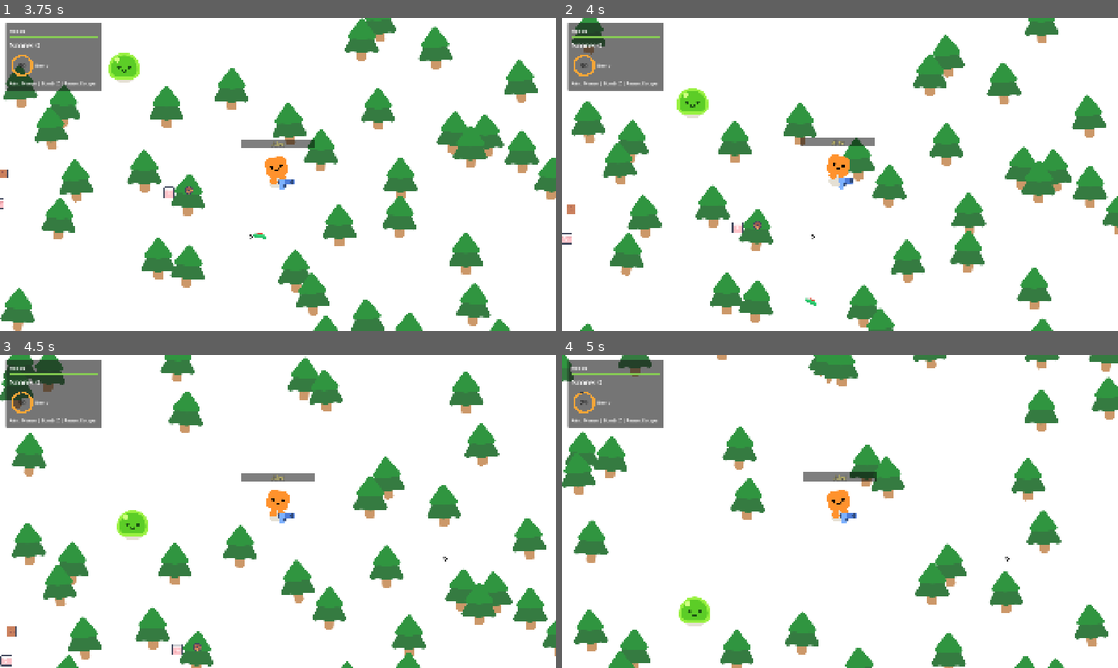
Above: before the commit, frames 1-4 (two rows, left to right).
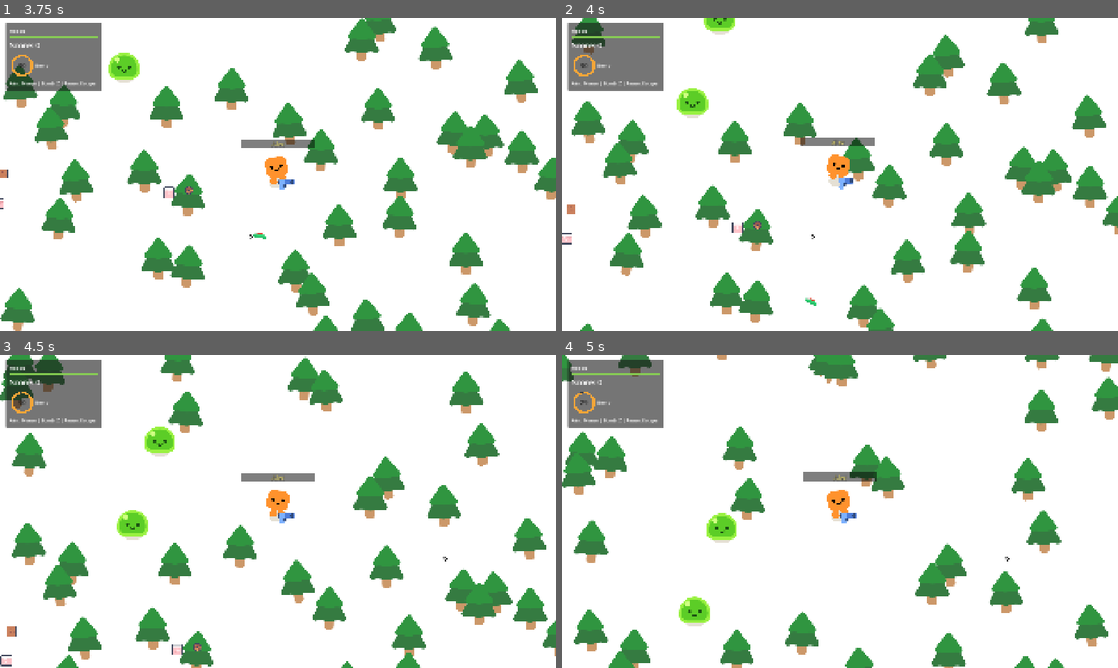
Above: after the commit, the same moments.

Repository: Arjun-Rao-Dev/HappyBoo
Game: Godot game, scene res://ui/username_prompt.tscn
Same seed, same stepped clock (60 frames per second), same inputs: the game is played once before the commit and once after it. Sound files missing from this copy of the repository are replaced by a short silence.
Inputs (mouse positions are in pixels of both pictures, inside the frame that each line leads up to):
- Up to frame 1 (3.75 s): click (278, 177) at 0.52 s; type "Alex" at 0.6 s; click "Continue" at 1.25 s; click "New Run" at 2 s; click "Skip" at 2.75 s; tap Enter at 3.5 s; move the mouse to (250, 237) at 3.52 s; hold W (move_up) from 3.53 s (still down); tap Z (throw_bomb) at 3.6 s
- Up to frame 2 (4 s): keep holding W (move_up)
- Up to frame 3 (4.5 s): keep holding W (move_up); move the mouse to (444, 558) at 4.27 s; tap Z (throw_bomb) at 4.35 s
- Up to frame 4 (5 s): keep holding W (move_up)

Frame 1 is identical in both runs. In frame 2, 0.2% of the frame differs, in the area x 25-32%, y 0-6%; in frame 3, 0.4%, in the area x 26-32%, y 22-33%; in frame 4, 0.4%.

Commit message:
Fix multiplayer host mob spawning race

Diff:
--- a/survivors_game.gd
+++ b/survivors_game.gd
@@ -43,11 +43,13 @@
 var tutorial_step_index := 0
 var online_run := false
 var online_is_host := false
+var online_role_assigned := false
 var multiplayer_send_accumulator := 0.0
 var multiplayer_mob_send_accumulator := 0.0
 var remote_players: Dictionary = {}
 var network_mobs: Dictionary = {}
 var network_foods: Dictionary = {}
+var online_host_entity_chunks: Dictionary = {}
 var next_network_mob_id := 1
 var next_network_food_id := 1
 
@@ -235,6 +237,8 @@
 func _spawn_trees_around_player() -> void:
 	if player == null:
 		return
+	if online_run and not online_role_assigned:
+		return
 
 	var center_chunk := _world_to_chunk(player.global_position)
 	for x in range(center_chunk.x - active_chunk_radius, center_chunk.x + active_chunk_radius + 1):
@@ -273,9 +277,18 @@
 		if tree_sprite is Sprite2D:
 			(tree_sprite as Sprite2D).flip_h = tree_rng.randf() < 0.5
 
+	if online_run and not online_is_host:
+		return
+	_spawn_chunk_entities(chunk, chunk_origin)
+
+
+func _spawn_chunk_entities(chunk: Vector2i, chunk_origin: Vector2) -> void:
+	if online_run and online_is_host:
+		if online_host_entity_chunks.has(chunk):
+			return
+		online_host_entity_chunks[chunk] = true
+
 	if mob_scene != null and medium_monster_scene != null and heavy_monster_scene != null and randf() <= mob_spawn_chance_per_chunk:
-		if online_run and not online_is_host:
-			return
 		var scaled_mob_count: int = mobs_per_chunk + min(int(score / 20), 4)
 		var mob_rng := _chunk_rng(chunk, "mobs")
 		for _i in scaled_mob_count:
@@ -300,8 +313,6 @@
 
 	var food_rng := _chunk_rng(chunk, "foods")
 	if food_scene != null and food_rng.randf() <= food_spawn_chance_per_chunk:
-		if online_run and not online_is_host:
-			return
 		for _i in foods_per_chunk:
 			var food_position_found := false
 			var food_spawn_position := Vector2.ZERO
@@ -431,13 +442,14 @@
 	multiplayer_status_label.visible = online_run
 	if not online_run:
 		return
+	online_is_host = false
+	online_role_assigned = false
 
 	MultiplayerClient.remote_player_state_received.connect(_on_remote_player_state_received)
 	MultiplayerClient.remote_player_left.connect(_on_remote_player_left)
 	MultiplayerClient.connection_status_changed.connect(_on_multiplayer_connection_status_changed)
 	MultiplayerClient.host_status_changed.connect(_on_multiplayer_host_status_changed)
 	MultiplayerClient.world_message_received.connect(_on_multiplayer_world_message_received)
-	_on_multiplayer_host_status_changed(MultiplayerClient.is_host)
 	_on_multiplayer_connection_status_changed(MultiplayerClient.connection_status)
 	MultiplayerClient.connect_to_server()
 
@@ -501,10 +513,24 @@
 
 
 func _on_multiplayer_host_status_changed(is_host: bool) -> void:
+	var was_host := online_is_host
 	online_is_host = is_host
+	online_role_assigned = true
 	if online_run and online_is_host:
-		_clear_network_rendered_entities()
+		if not was_host:
+			_clear_network_rendered_entities()
+			_spawn_missing_host_entities_for_spawned_chunks()
 		multiplayer_status_label.text = "Multiplayer: Online (Host)"
+	if online_run:
+		_spawn_trees_around_player()
+
+
+func _spawn_missing_host_entities_for_spawned_chunks() -> void:
+	if not online_run or not online_is_host:
+		return
+	for chunk in spawned_chunks.keys():
+		if chunk is Vector2i:
+			_spawn_chunk_entities(chunk, Vector2(chunk.x * chunk_size, chunk.y * chunk_size))
 
 
 func _on_multiplayer_world_message_received(message: Dictionary) -> void:
